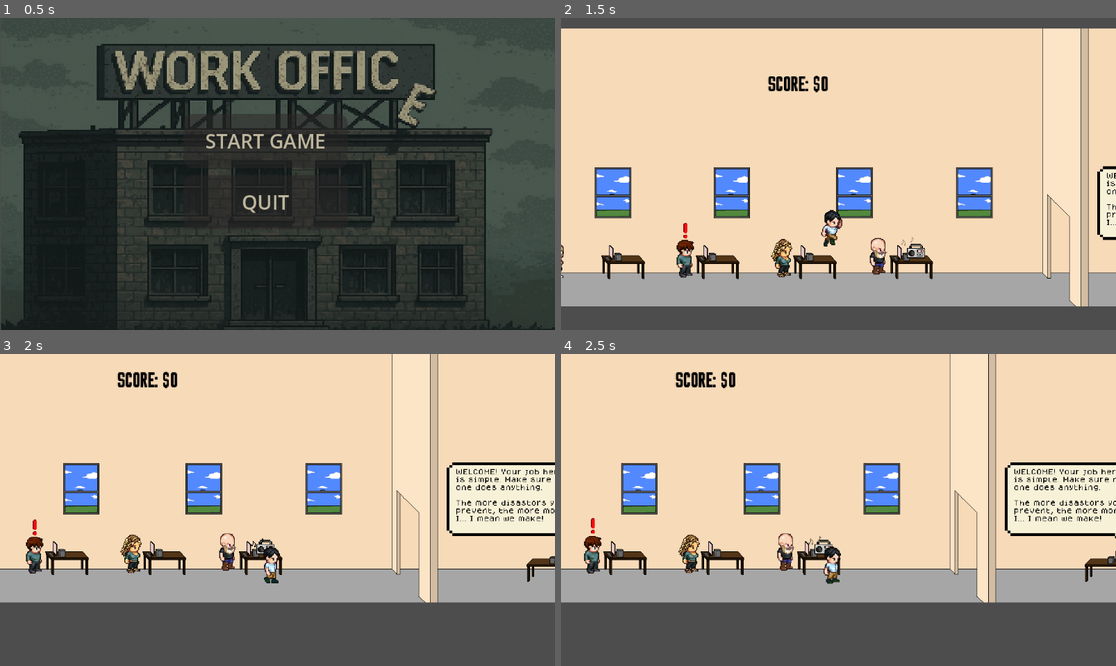
Above: before the commit, frames 1-4 (two rows, left to right).
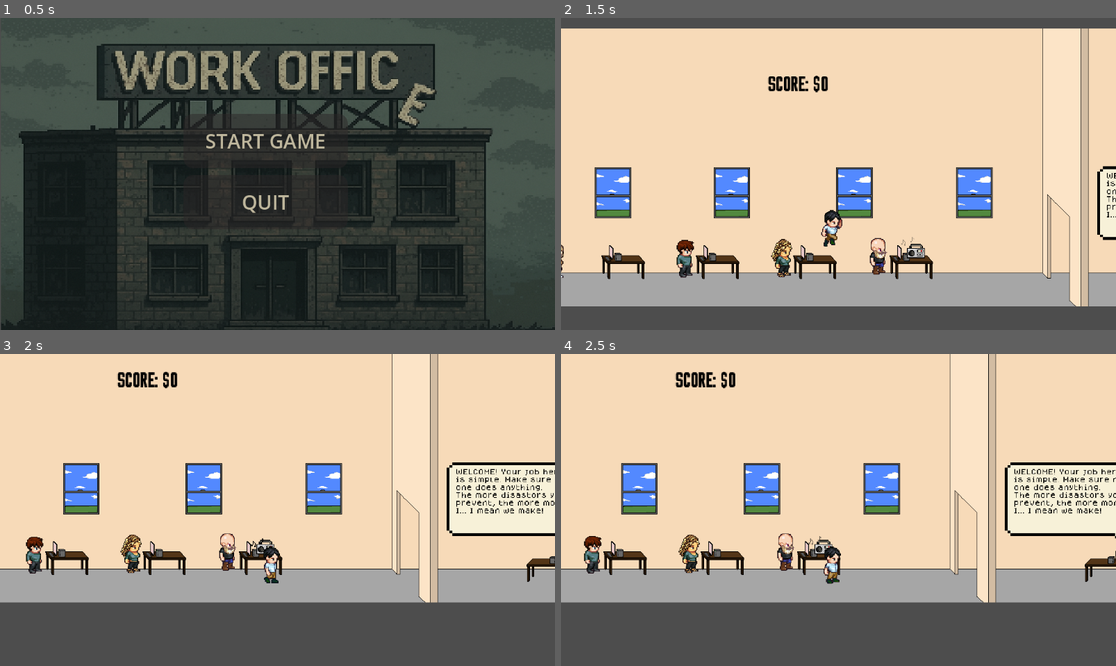
Above: after the commit, the same moments.

Repository: dmm04/Capstone-social-engineering-game-
Game: Godot game, scene res://Godot_Game_Files/main_menu.tscn
Same seed, same stepped clock (60 frames per second), same inputs: the game is played once before the commit and once after it. Sound files missing from this copy of the repository are replaced by a short silence.
Inputs (mouse positions are in pixels of both pictures, inside the frame that each line leads up to):
- Up to frame 1 (0.5 s): no input
- Up to frame 2 (1.5 s): click "START GAME" at 0.5 s; tap Enter (ui_accept) at 1.25 s; move the mouse to (810, 236) at 1.27 s; hold Right (ui_right) from 1.28 s (still down); tap E (interact) at 1.35 s; click (810, 236) at 1.42 s
- Up to frame 3 (2 s): keep holding Right (ui_right); tap Enter (ui_accept) at 1.52 s
- Up to frame 4 (2.5 s): release Right (ui_right) at 2 s; drag from (1005, 556) to (594, 559) at 2.02 s

Frame 1 is identical in both runs. In frame 2, less than 0.1% of the frame differs, in the area x 22-100%, y 57-71%; in frame 3, 0.6%; in frame 4, 0.6%, in the area x 5-100%, y 44-58%.

Commit message:
Big ol update
added a bunch of stuff I've been working on over the past month. Includes camera switching back and forth to puzzles, so game does not have to switch scenes, event tracking to keep track of what puzzle scenes are open, score tracking and real time updating, and chat dialogue system to dynamically change the chat.

Diff:
--- a/capstone/Godot_Game_Files/Assets/Buttons/!alert.gd
+++ b/capstone/Godot_Game_Files/Assets/Buttons/!alert.gd
@@ -1,30 +1,26 @@
 extends Area2D
 
 @onready var sprite = $AnimatedSprite2D
-var Global = preload("res://global.gd").new()
-
 var player_in_area = false
 
 func _ready():
 	# Start the popup animation
 	sprite.play("float")
-	$AlertLabel.visible = false
 
 # Must include delta parameter to match parent signature
-func _process(delta: float):
-	# Only check for interact press if player is in the area
+func _process(_delta: float):
 	if player_in_area and Input.is_action_just_pressed("interact"):
 		open_puzzle_scene()
 
-
-func _on_body_entered(body):
+func _on_body_entered(_body):
 		player_in_area = true
 		$AlertLabel.visible = true
 		print("Body Entered")
 
-func _on_body_exited(body):
+func _on_body_exited(_body):
 		player_in_area = false
 		$AlertLabel.visible = false
 
 func open_puzzle_scene():
-	get_tree().change_scene_to_file("res://Godot_Game_Files/Puzzles/emails/phising emails/phising_email.tscn")
+	$"../../../PhisingEmail".set_process(true)
+	$"../../../PhisingEmail/phisingemailcamera2d".make_current()
--- a/capstone/Godot_Game_Files/Assets/Buttons/!alert.tscn
+++ b/capstone/Godot_Game_Files/Assets/Buttons/!alert.tscn
@@ -111,7 +111,7 @@
 frame_progress = 0.194332
 script = SubResource("GDScript_tj4ug")
 
-[node name="CollisionShape2D" type="CollisionShape2D" parent="."]
+[node name="emailalertcollisionshape" type="CollisionShape2D" parent="."]
 visibility_layer = 2
 position = Vector2(0, 41.5)
 shape = SubResource("RectangleShape2D_yhow6")
--- a/capstone/Godot_Game_Files/Assets/Buttons/alter_2.gd
+++ b/capstone/Godot_Game_Files/Assets/Buttons/alter_2.gd
@@ -9,30 +9,37 @@
 func _ready():
 	# Start the popup animation
 	sprite.play("float")
-	$AlertLabel.visible = false
-	$"../../Alert".set_process(false)
+
+# Must include delta parameter to match parent signature
+func _process(_delta: float) -> void:
+	# Only check for interact press if player is in the area
+	if Global.counter == 0:
+		if player_in_area2 and Input.is_action_just_pressed("interact"):
+			continue_text()
+			continue_chat = 1
+	elif Global.counter == 2:
+		pass
+	elif Global.counter == 3:
+		$".".visible = true
+		$"../Label".text = "Well I hope you learned something. I heard rumor of a shadowy character running around plugging in usb's into systems. Quickly go find it before they system is compromised!"
+		if player_in_area2 and Input.is_action_just_pressed("interact"):
+			Global.counter += 1
+			print ("event counter: ", Global.counter)
 
 
-# Must include delta parameter to match parent signature
-func _process(delta: float) -> void:
-	# Only check for interact press if player is in the area
-	if player_in_area2 and Input.is_action_just_pressed("interact"):
-		continue_text()
-		continue_chat = 1
-
-
-func _on_body_entered(body):
+func _on_body_entered(_body):
 		player_in_area2 = true
 		message_label.visible = true
 		print("Body Entered")
 
-func _on_body_exited(body):
+func _on_body_exited(_body):
 		player_in_area2 = false
 		message_label.visible = false
 
 func continue_text():
 	$"../Label".text = "When you see a ! above your coworkers, you need to go check out thier computer and complete the cybersecurity task! Good luck! DONT DISAPOINT ME."
 	continue1()
+
 func continue1():
 	if player_in_area2 and Input.is_action_just_pressed("interact"):
 		continue_chat += 1
@@ -40,5 +47,5 @@
 			$"../Label".visible = false
 			$".".visible = false
 			$"../Chatbubble".visible = false
-			$"../../Alert".set_process(true)
-			$"../../Alert".visible =true
+			Global.counter += 1
+			print ("event counter: ", Global.counter)
--- a/capstone/Godot_Game_Files/Assets/Characters/Player.tscn
+++ b/capstone/Godot_Game_Files/Assets/Characters/Player.tscn
@@ -127,7 +127,7 @@
 [node name="CharacterBody2D" type="CharacterBody2D" parent="."]
 script = ExtResource("1_0psd1")
 
-[node name="Camera2D" type="Camera2D" parent="CharacterBody2D"]
+[node name="Playercamera2d" type="Camera2D" parent="CharacterBody2D"]
 visible = false
 visibility_layer = 2
 position = Vector2(8, -65)
--- a/capstone/Godot_Game_Files/Assets/Characters/character_body_2d.gd
+++ b/capstone/Godot_Game_Files/Assets/Characters/character_body_2d.gd
@@ -6,7 +6,7 @@
 const JUMP_FORCE = -350
 const GRAVITY = 20
 
-func _physics_process(delta: float) -> void:
+func _physics_process(_delta: float) -> void:
 	# Gravity
 	if not is_on_floor():
 		velocity.y += GRAVITY
--- a/capstone/Godot_Game_Files/Assets/phising_email.gd
+++ b/capstone/Godot_Game_Files/Assets/phising_email.gd
@@ -66,7 +66,9 @@
 	Global.score -= 100
 
 func _on_continue_pressed() -> void:
-	get_tree().change_scene_to_file("res://Godot_Game_Files/game.tscn")
+	Global.counter += 1
+	$"../Player/CharacterBody2D/Playercamera2d".make_current()
+	$".".set_process(false)
 
 func _on_reject_pressed() -> void:
 	$Button_manager/Continue/Label2.text = "CORRECT! Never trust an email asking for credit card information.
@@ -77,6 +79,8 @@
 	$Button_manager/Continue.visible = !$Button_manager/Continue.visible
 	print("Score is:", Global.score)
 	Global.score += 100
+	Global.counter += 1
+	print ("event counter: ", Global.counter)
 	print("Score is:", Global.score)
 
 
--- a/capstone/Godot_Game_Files/Puzzles/emails/phising emails/phising_email.tscn
+++ b/capstone/Godot_Game_Files/Puzzles/Phil/phising emails/phising_email.tscn
@@ -2,19 +2,19 @@
 
 [ext_resource type="Script" uid="uid://bh0wbj1exe3f1" path="res://Godot_Game_Files/Assets/phising_email.gd" id="1_nv4bd"]
 [ext_resource type="Texture2D" uid="uid://dewofhjfipxkm" path="res://Godot_Game_Files/Assets/Environment/pc.png" id="2_25ifg"]
-[ext_resource type="Texture2D" uid="uid://b5h0ag10cmp16" path="res://Godot_Game_Files/Puzzles/emails/phising email.png" id="3_afpqk"]
-[ext_resource type="Texture2D" uid="uid://caiomggrkdb7i" path="res://Godot_Game_Files/Puzzles/emails/ACCEPT.png" id="3_al83v"]
-[ext_resource type="Texture2D" uid="uid://dk8hikfnumyxy" path="res://Godot_Game_Files/Puzzles/emails/ACCEPT (5).png" id="3_kt3jf"]
-[ext_resource type="Texture2D" uid="uid://dwj5tjtjqiie5" path="res://Godot_Game_Files/Puzzles/emails/REJECT.png" id="4_0js8u"]
+[ext_resource type="Texture2D" uid="uid://b5h0ag10cmp16" path="res://Godot_Game_Files/Puzzles/Phil/phising email.png" id="3_afpqk"]
+[ext_resource type="Texture2D" uid="uid://caiomggrkdb7i" path="res://Godot_Game_Files/Puzzles/Phil/ACCEPT.png" id="3_al83v"]
+[ext_resource type="Texture2D" uid="uid://dk8hikfnumyxy" path="res://Godot_Game_Files/Puzzles/Phil/ACCEPT (5).png" id="3_kt3jf"]
+[ext_resource type="Texture2D" uid="uid://dwj5tjtjqiie5" path="res://Godot_Game_Files/Puzzles/Phil/REJECT.png" id="4_0js8u"]
 [ext_resource type="FontFile" uid="uid://6erqq5mcai1s" path="res://Godot_Game_Files/Assets/Fonts/EtBt6001-JO47.ttf" id="4_wxe8j"]
-[ext_resource type="Texture2D" uid="uid://csc0ymb2lq5pt" path="res://Godot_Game_Files/Puzzles/emails/REJECT (2).png" id="5_afpqk"]
-[ext_resource type="Texture2D" uid="uid://e1wsxsgqrjb0" path="res://Godot_Game_Files/Puzzles/emails/HELP (1).png" id="6_amkrs"]
-[ext_resource type="Texture2D" uid="uid://bvn7muqmli1kk" path="res://Godot_Game_Files/Puzzles/emails/HELP.png" id="7_caett"]
-[ext_resource type="Texture2D" uid="uid://ccjvm3f421lyh" path="res://Godot_Game_Files/Puzzles/emails/phising emails/square.png" id="10_amkrs"]
-[ext_resource type="Texture2D" uid="uid://bpbnuo012lldo" path="res://Godot_Game_Files/Puzzles/emails/CONTINUE (1).png" id="11_kuhnx"]
-[ext_resource type="Texture2D" uid="uid://d1tl8pf0q211w" path="res://Godot_Game_Files/Puzzles/emails/CONTINUE.png" id="12_wxe8j"]
+[ext_resource type="Texture2D" uid="uid://csc0ymb2lq5pt" path="res://Godot_Game_Files/Puzzles/Phil/REJECT (2).png" id="5_afpqk"]
+[ext_resource type="Texture2D" uid="uid://e1wsxsgqrjb0" path="res://Godot_Game_Files/Puzzles/Phil/HELP (1).png" id="6_amkrs"]
+[ext_resource type="Texture2D" uid="uid://bvn7muqmli1kk" path="res://Godot_Game_Files/Puzzles/Phil/HELP.png" id="7_caett"]
+[ext_resource type="Texture2D" uid="uid://ccjvm3f421lyh" path="res://Godot_Game_Files/Puzzles/Phil/phising emails/square.png" id="10_amkrs"]
+[ext_resource type="Texture2D" uid="uid://bpbnuo012lldo" path="res://Godot_Game_Files/Puzzles/Phil/CONTINUE (1).png" id="11_kuhnx"]
+[ext_resource type="Texture2D" uid="uid://d1tl8pf0q211w" path="res://Godot_Game_Files/Puzzles/Phil/CONTINUE.png" id="12_wxe8j"]
 
-[node name="Phising Email" type="Node2D"]
+[node name="PhisingEmail" type="Node2D"]
 script = ExtResource("1_nv4bd")
 
 [node name="Pc" type="Sprite2D" parent="."]
@@ -31,6 +31,7 @@
 z_index = 1
 anchors_preset = -1
 anchor_top = 0.008010767
+anchor_bottom = 0.008010767
 offset_left = -465.873
 offset_top = -227.773
 offset_right = 700.773
@@ -45,6 +46,7 @@
 z_index = 1
 anchors_preset = -1
 anchor_top = 0.01068061
+anchor_bottom = 0.01068061
 offset_left = -465.873
 offset_top = -293.001
 offset_right = 705.127
@@ -161,7 +163,7 @@
 scale = Vector2(1.38972, 0.289036)
 texture = ExtResource("10_amkrs")
 
-[node name="Camera2D" type="Camera2D" parent="."]
+[node name="phisingemailcamera2d" type="Camera2D" parent="."]
 position = Vector2(495, 261)
 zoom = Vector2(0.94, 0.94)
 
--- a/capstone/Godot_Game_Files/event_tree.gd
+++ b/capstone/Godot_Game_Files/event_tree.gd
@@ -1 +1,2 @@
 extends Node
+#SEE GAME SCRIPT ACTUALLY..
--- a/capstone/Godot_Game_Files/game.tscn
+++ b/capstone/Godot_Game_Files/game.tscn
@@ -1,9 +1,10 @@
-[gd_scene load_steps=20 format=3 uid="uid://b5cb8hi831nnt"]
+[gd_scene load_steps=21 format=3 uid="uid://b5cb8hi831nnt"]
 
 [ext_resource type="Script" uid="uid://by34sk16ycs2r" path="res://Godot_Game_Files/event_tree.gd" id="1_eqekq"]
 [ext_resource type="PackedScene" uid="uid://bnpveoij6ge22" path="res://Godot_Game_Files/Assets/Characters/Player.tscn" id="1_l7whm"]
 [ext_resource type="PackedScene" uid="uid://chyoixyqe0874" path="res://Godot_Game_Files/Assets/Buttons/alter2.tscn" id="2_7nhs0"]
 [ext_resource type="Texture2D" uid="uid://dsuhcbcpm4ryw" path="res://Godot_Game_Files/Assets/Characters/office background.png" id="2_60j76"]
+[ext_resource type="PackedScene" uid="uid://dk2cmsxd8bsft" path="res://Godot_Game_Files/Puzzles/Phil/phising emails/phising_email.tscn" id="2_hw1hp"]
 [ext_resource type="PackedScene" uid="uid://nnlmyeh6m0oq" path="res://Godot_Game_Files/Assets/Characters/npc_boss.tscn" id="3_2s8f0"]
 [ext_resource type="FontFile" uid="uid://spynjnwq75ou" path="res://Godot_Game_Files/Assets/Fonts/Tokyo.ttf" id="3_prroa"]
 [ext_resource type="PackedScene" uid="uid://c2d6ehiuccdsh" path="res://Godot_Game_Files/Assets/Characters/npc_1.tscn" id="4_1og58"]
@@ -20,6 +21,42 @@
 [sub_resource type="GDScript" id="GDScript_woipg"]
 script/source = "extends Node
 var score: int = 0
+
+
+
+#EVENT TIME LINE DO NOT CHANGE!
+
+func _process(_delta: float) -> void:
+	if Global.counter == 0:
+		$Event_Tree/Puzzles/EmailAlert.set_process(false)
+		$Event_Tree/Puzzles/EmailAlert.visible = false
+		$PhisingEmail.set_process(false)
+		$Player/CharacterBody2D/Playercamera2d.make_current()
+
+	elif Global.counter == 1:
+		$Event_Tree/ChatArea.set_process(false)
+		$Event_Tree/Puzzles/EmailAlert.set_process(true)
+		$Event_Tree/Puzzles/EmailAlert.visible = true
+
+	elif Global.counter == 2:
+		#---------------------------------------------#
+		#make step 1 invisible/chat visible
+		$Event_Tree/ChatArea.set_process(true)
+		$Event_Tree/Puzzles/EmailAlert.set_process(false)
+		$Event_Tree/Puzzles/EmailAlert.visible = false
+		$Event_Tree/Label.visible = true
+		$Event_Tree/Chatbubble.visible = true
+		Global.counter += 1
+		print (\"event counter: \", Global.counter)
+	elif Global.counter == 3:
+		#----------------------------------------------#
+		#make step 2 visible chat is now invisible counter goes to 3
+		pass
+	elif Global.counter == 4:
+		pass
+
+
+
 "
 
 [sub_resource type="WorldBoundaryShape2D" id="WorldBoundaryShape2D_e2o6t"]
@@ -32,10 +69,19 @@
 position = Vector2(17, 23)
 script = SubResource("GDScript_woipg")
 
+[node name="PhisingEmail" parent="." instance=ExtResource("2_hw1hp")]
+position = Vector2(-9.434998, -604.19006)
+
 [node name="Event_Tree" type="Node" parent="."]
 script = ExtResource("1_eqekq")
 
-[node name="Area2D" parent="Event_Tree" instance=ExtResource("2_7nhs0")]
+[node name="Puzzles" type="Node" parent="Event_Tree"]
+
+[node name="EmailAlert" parent="Event_Tree/Puzzles" instance=ExtResource("9_woipg")]
+position = Vector2(109.94, 371.59)
+monitorable = false
+
+[node name="ChatArea" parent="Event_Tree" instance=ExtResource("2_7nhs0")]
 position = Vector2(813.114, 371.23)
 scale = Vector2(1.04545, 0.954183)
 monitorable = false
@@ -50,7 +96,6 @@
 theme_override_fonts/font = ExtResource("14_1jyk3")
 theme_override_font_sizes/font_size = 8
 text = "WELCOME! Your job here is simple. Make sure no one does anything.
-
 The more disastors you prevent, the more money I... I mean we make!"
 autowrap_mode = 2
 
@@ -58,10 +103,6 @@
 position = Vector2(721.681, 337.5)
 scale = Vector2(3.6383, 3.36667)
 texture = ExtResource("7_gy2er")
-
-[node name="Alert" parent="." instance=ExtResource("9_woipg")]
-position = Vector2(92.94, 348.59)
-monitorable = false
 
 [node name="NPC\'s" type="Node" parent="."]
 
@@ -124,7 +165,7 @@
 horizontal_alignment = 1
 script = ExtResource("9_2npts")
 
-[connection signal="body_entered" from="Event_Tree/Area2D" to="Event_Tree/Area2D" method="_on_body_entered"]
-[connection signal="body_exited" from="Event_Tree/Area2D" to="Event_Tree/Area2D" method="_on_body_exited"]
-[connection signal="body_entered" from="Alert" to="Alert" method="_on_body_entered"]
-[connection signal="body_exited" from="Alert" to="Alert" method="_on_body_exited"]
+[connection signal="body_entered" from="Event_Tree/Puzzles/EmailAlert" to="Event_Tree/Puzzles/EmailAlert" method="_on_body_entered"]
+[connection signal="body_exited" from="Event_Tree/Puzzles/EmailAlert" to="Event_Tree/Puzzles/EmailAlert" method="_on_body_exited"]
+[connection signal="body_entered" from="Event_Tree/ChatArea" to="Event_Tree/ChatArea" method="_on_body_entered"]
+[connection signal="body_exited" from="Event_Tree/ChatArea" to="Event_Tree/ChatArea" method="_on_body_exited"]
--- a/capstone/Godot_Game_Files/score.gd
+++ b/capstone/Godot_Game_Files/score.gd
@@ -1,4 +1,5 @@
 extends Label
-func _ready():
-	# Set the initial score
+
+#Keep the score updated boi
+func _process(_delta: float) -> void:
 	text = "score: $" + str(Global.score)
--- a/capstone/global.gd
+++ b/capstone/global.gd
@@ -1,2 +1,3 @@
 extends Node
 var score: int = 0
+var counter: int = 0
Renamed: capstone/Godot_Game_Files/Puzzles/emails/ACCEPT (5).png -> capstone/Godot_Game_Files/Puzzles/Phil/ACCEPT (5).png
Not shown, changed: capstone/Godot_Game_Files/Puzzles/Phil/ACCEPT (5).png.import
Renamed: capstone/Godot_Game_Files/Puzzles/emails/ACCEPT.png -> capstone/Godot_Game_Files/Puzzles/Phil/ACCEPT.png
Not shown, changed: capstone/Godot_Game_Files/Puzzles/Phil/ACCEPT.png.import
Renamed: capstone/Godot_Game_Files/Puzzles/emails/CONTINUE (1).png -> capstone/Godot_Game_Files/Puzzles/Phil/CONTINUE (1).png
Not shown, changed: capstone/Godot_Game_Files/Puzzles/Phil/CONTINUE (1).png.import
Renamed: capstone/Godot_Game_Files/Puzzles/emails/CONTINUE.png -> capstone/Godot_Game_Files/Puzzles/Phil/CONTINUE.png
Not shown, changed: capstone/Godot_Game_Files/Puzzles/Phil/CONTINUE.png.import
Renamed: capstone/Godot_Game_Files/Puzzles/emails/HELP (1).png -> capstone/Godot_Game_Files/Puzzles/Phil/HELP (1).png
Not shown, changed: capstone/Godot_Game_Files/Puzzles/Phil/HELP (1).png.import
Renamed: capstone/Godot_Game_Files/Puzzles/emails/HELP.png -> capstone/Godot_Game_Files/Puzzles/Phil/HELP.png
Not shown, changed: capstone/Godot_Game_Files/Puzzles/Phil/HELP.png.import
(and 10 more such lines)
